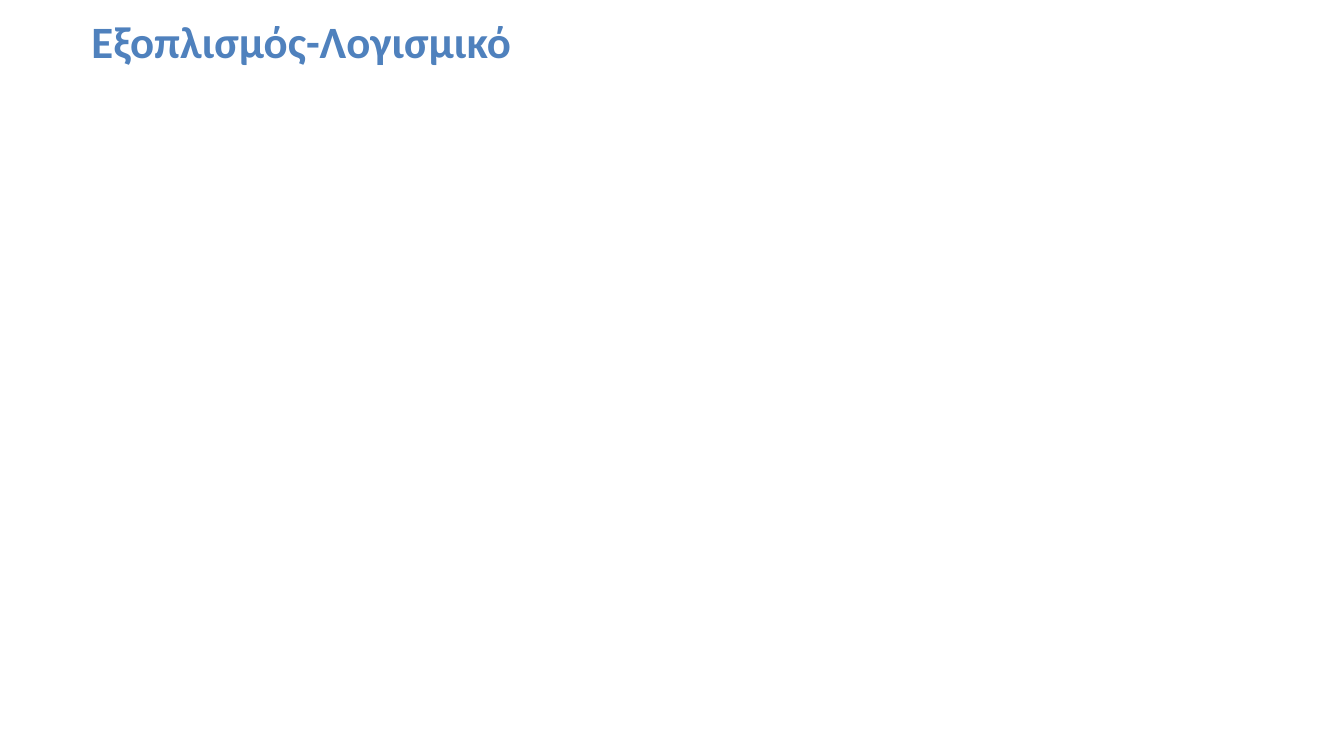
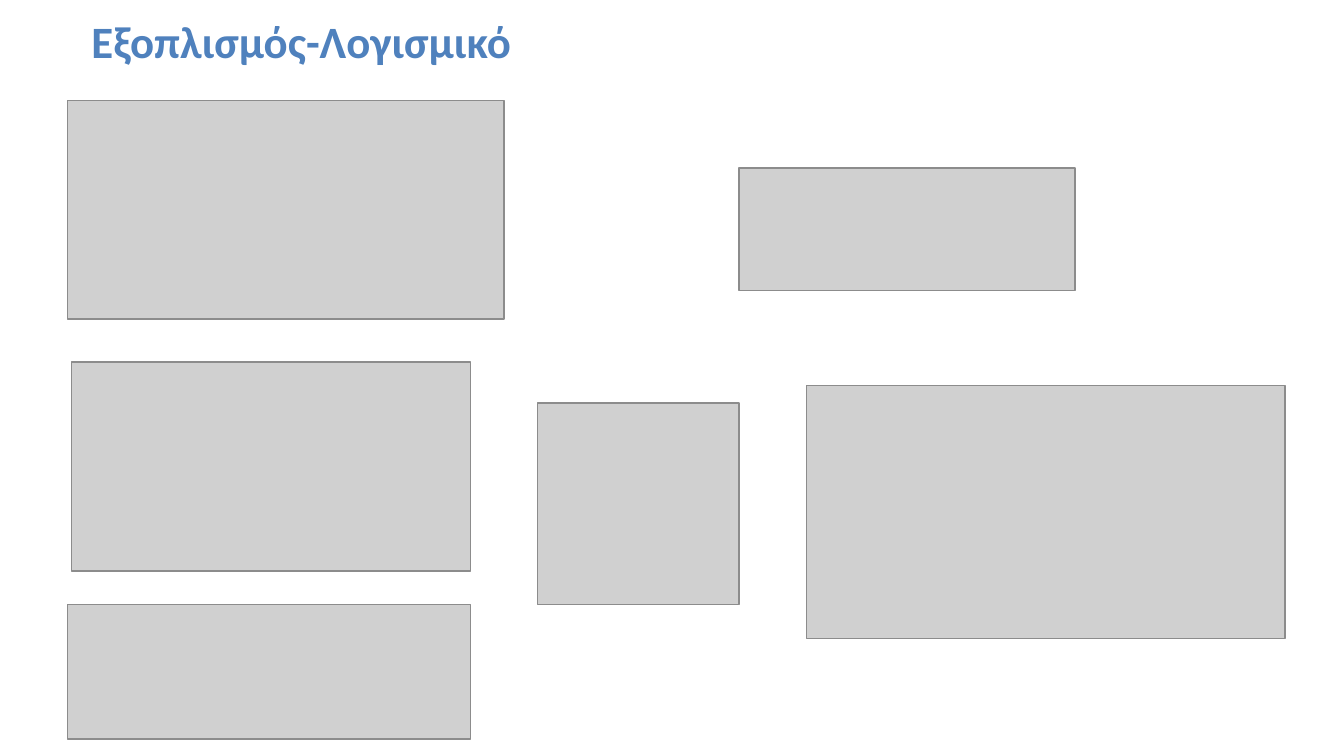
Before and after one commit to Theogoun/Thesis, a slide deck: slide 3 of interim_presentation_template-ds.pptx. Drawn at 1344x756 pixels with LibreOffice and Linux fonts; fonts in the diff are those of the drawing; grey boxes stand for pictures; background and template pictures are left out. Boxes give left, top, right and bottom in pixels: in the first picture for what was removed or moved away, otherwise in the second. Text is boxed around its words. In the diff, an @@ line names an element or a change of style, - is before the commit and + after.

```diff
--- a/interim_presentation_template-ds.pptx
+++ b/interim_presentation_template-ds.pptx
@@ picture added at bbox=[67, 101, 504, 319] @@
@@ picture added at bbox=[739, 168, 1075, 290] @@
@@ picture added at bbox=[71, 362, 470, 571] @@
@@ picture added at bbox=[806, 386, 1285, 638] @@
@@ picture added at bbox=[538, 403, 739, 605] @@
@@ picture added at bbox=[67, 605, 470, 739] @@
```
Also in this commit, not shown: 1 other slide changed, 1 other file.
